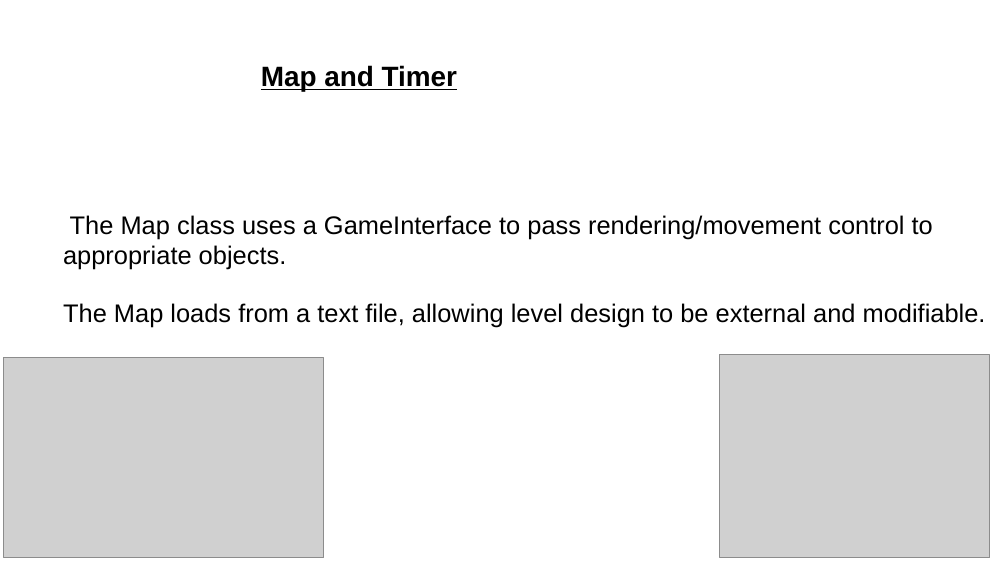
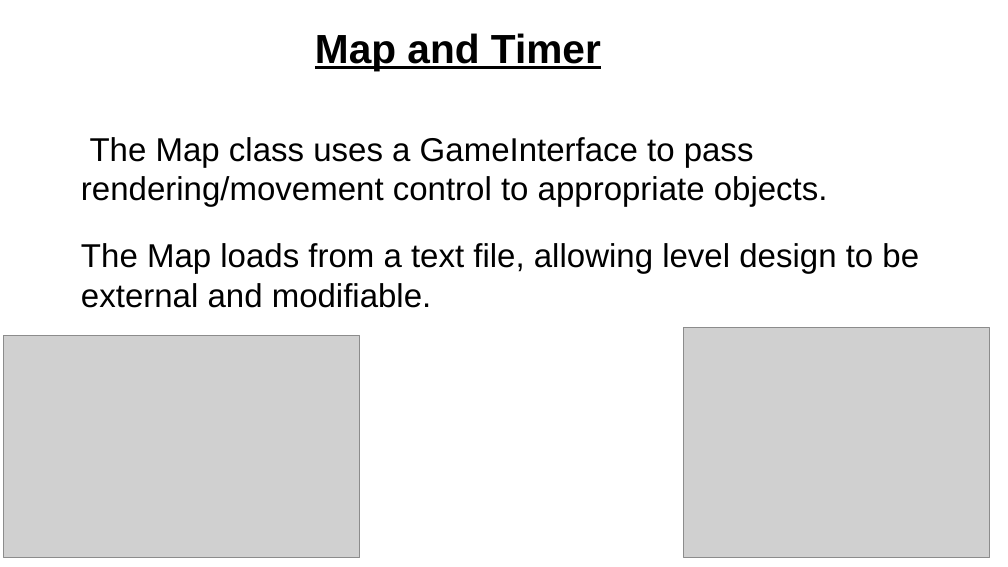
Before and after one commit to tellmon/2D-side-scroller, a slide deck: slide 4 of powerPoint.odp. Drawn at 1008x567 pixels with LibreOffice and Linux fonts; fonts in the diff are those of the drawing; grey boxes stand for pictures. Boxes give left, top, right and bottom in pixels: in the first picture for what was removed or moved away, otherwise in the second. Text is boxed around its words. In the diff, an @@ line names an element or a change of style, - is before the commit and + after.

```diff
--- a/powerPoint.odp
+++ b/powerPoint.odp
@@ text "Map and Timer": place and size @@
-text "Map and Timer" at (261, 65, 457, 91)
+text "Map and Timer" at (315, 33, 601, 70)
@@ text "Map and Timer" at (315, 33, 601, 70): size 22 to 32 pt @@
@@ text "The Map class uses a ...": place and size @@
-text "The Map class uses a ..." at (63, 215, 986, 328)
+text "The Map class uses a ..." at (81, 137, 919, 308)
@@ text "The Map class uses a ..." at (81, 137, 919, 308): size 20 to 26 pt @@
@@ picture: place and size @@
-picture at (720, 355, 990, 558)
+picture at (684, 328, 991, 559)
@@ picture: place and size @@
-picture at (4, 358, 324, 558)
+picture at (4, 336, 360, 559)
```
Also in this commit, not shown: 4 other slides changed, 1 other file.
